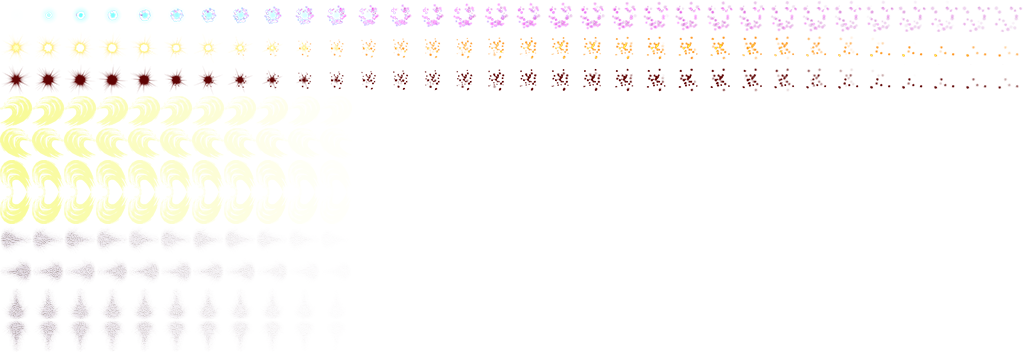
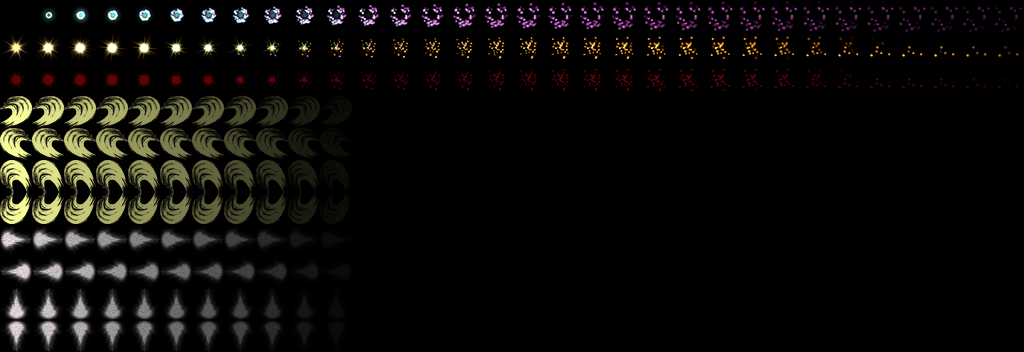
Two versions of the same layered image (1024px x 352px). Layer-by-layer changes:
added layer "bg (hide me)" over [0, 0, 1024, 352]
